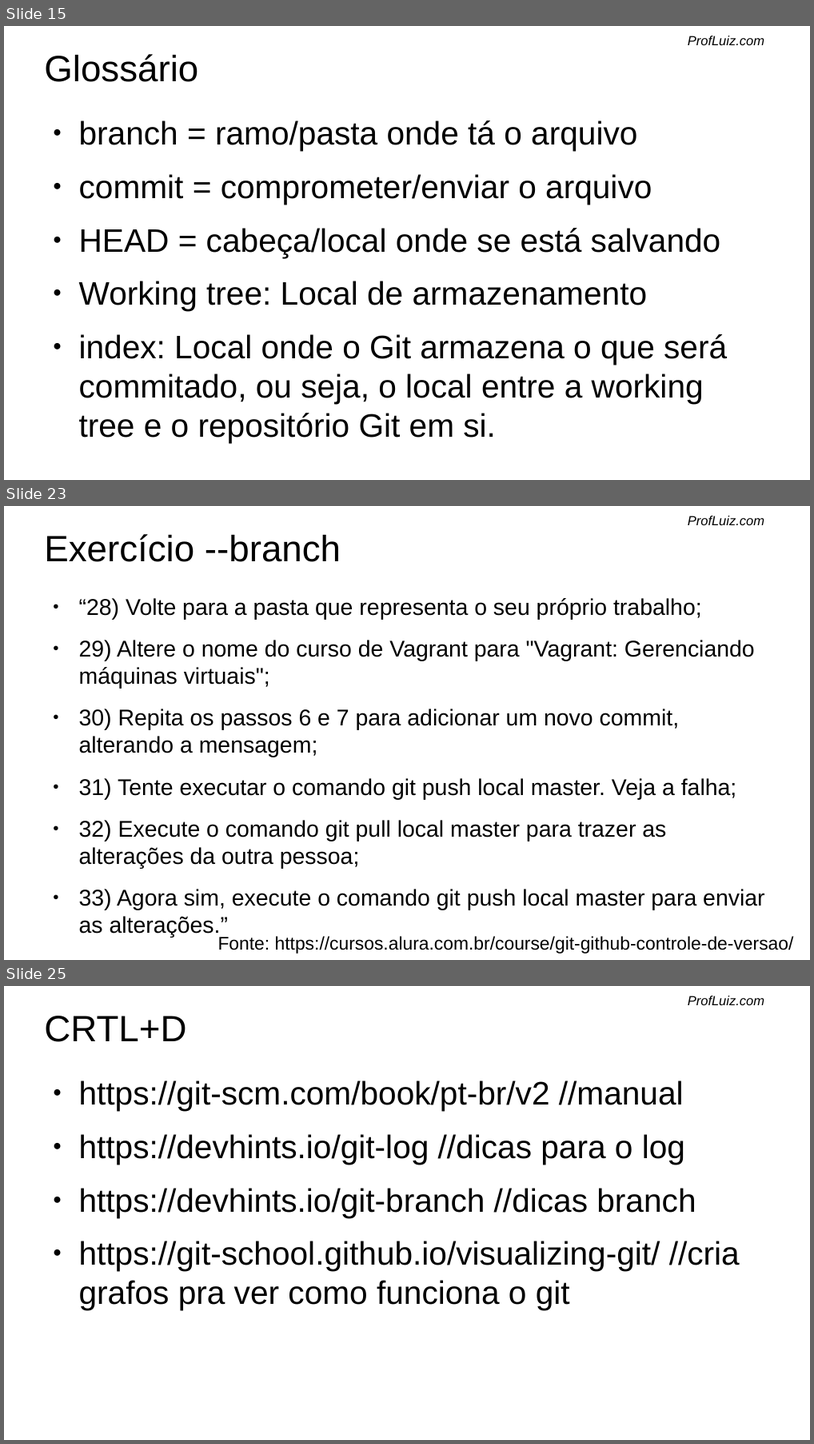
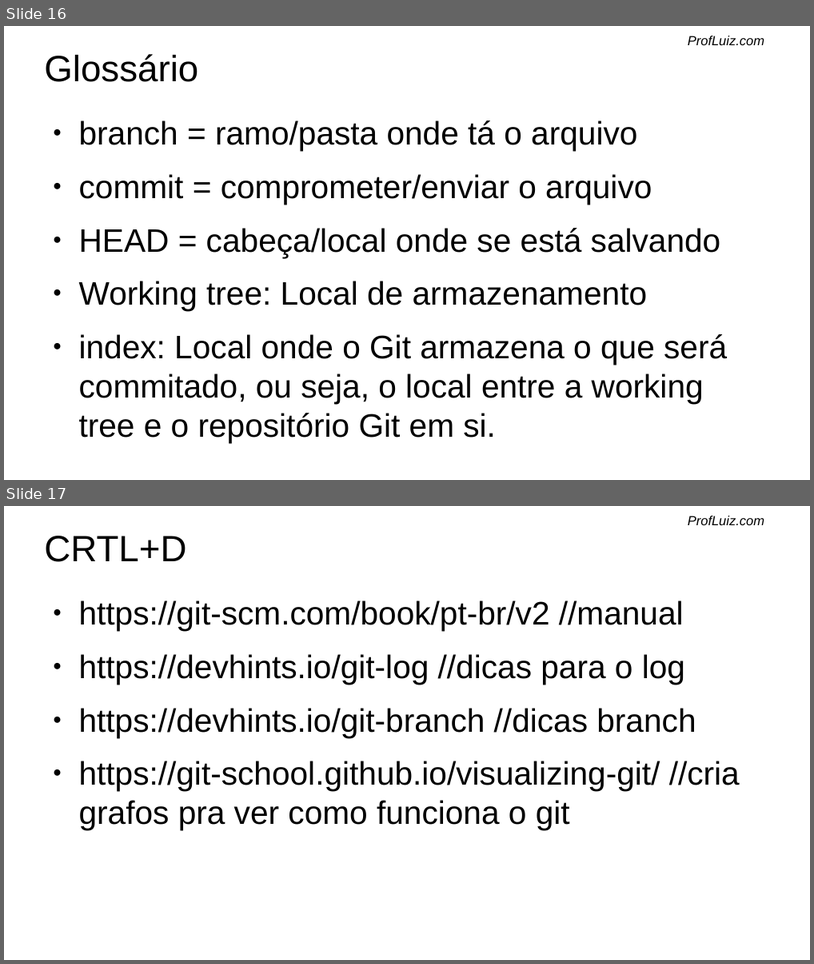
Before and after one commit to SenacSCST5/testes, a slide deck: git.odp. Shown one above the other, each under a label of ours: slides 15, 23 and 25 before the commit, slides 16 and 17 after it; the slides between them are not shown. The pictures are 814x1444 and 814x964 pixels, drawn with LibreOffice and Linux fonts; fonts in the diff are those of the drawing; background and template pictures are left out. Boxes give left, top, right and bottom in pixels: in the first picture for what was removed or moved away, otherwise in the second. Text is boxed around its words. In the diff, an @@ line names an element or a change of style, - is before the commit and + after.

```diff
--- a/git.odp
+++ b/git.odp
@@ slide 23 removed at (4, 506, 810, 960), background #FFFFFF; not listed: 1 template element that a slide beside it also shows @@
@@ title removed at (44, 534, 341, 562) @@
-Exercício --branch
@@ text removed at (79, 598, 765, 910) @@
-● “28) Volte para a pasta que representa o seu próprio trabalho;
-● 29) Altere o nome do curso de Vagrant para "Vagrant: Gerenciando máquinas virtuais";
-● 30) Repita os passos 6 e 7 para adicionar um novo commit, alterando a mensagem;
-● 31) Tente executar o comando git push local master. Veja a falha;
-● 32) Execute o comando git pull local master para trazer as alterações da outra pessoa;
-● 33) Agora sim, execute o comando git push local master para enviar as alterações.”
@@ text removed at (218, 936, 794, 953) @@
-Fonte: https://cursos.alura.com.br/course/git-github-controle-de-versao/
@@ what was slide 15 is now slide 16 @@
@@ what was slide 25 is now slide 17 @@
```
Also in this commit, not shown: 7 slides changed, 3 slides added, 10 other slides removed.
